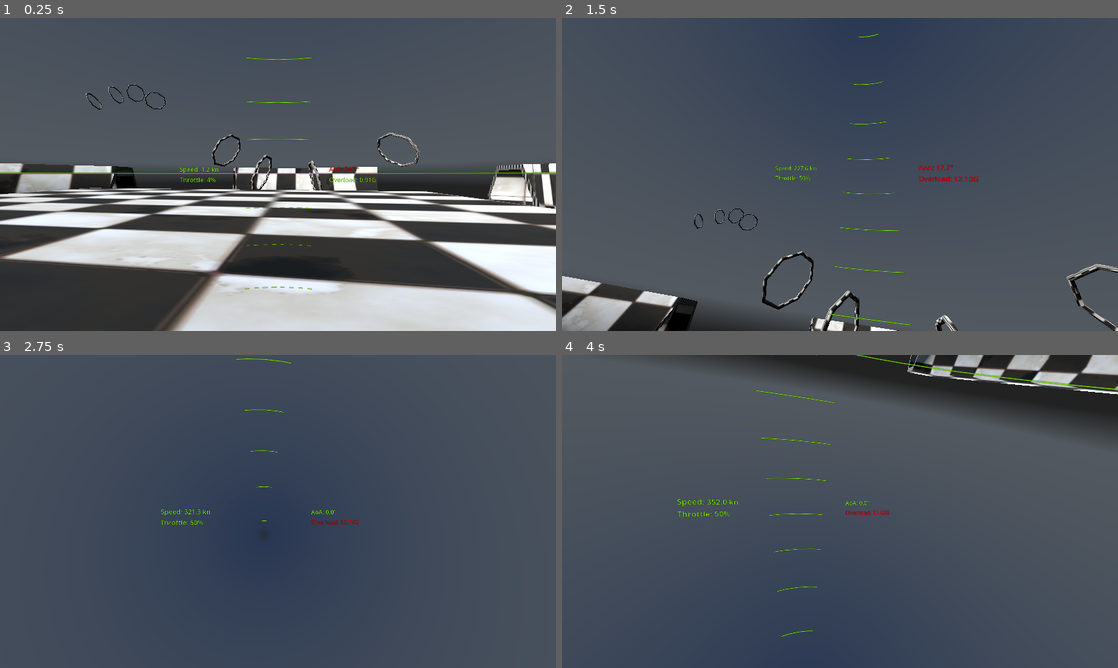
Above: before the commit, frames 1-4 (two rows, left to right).
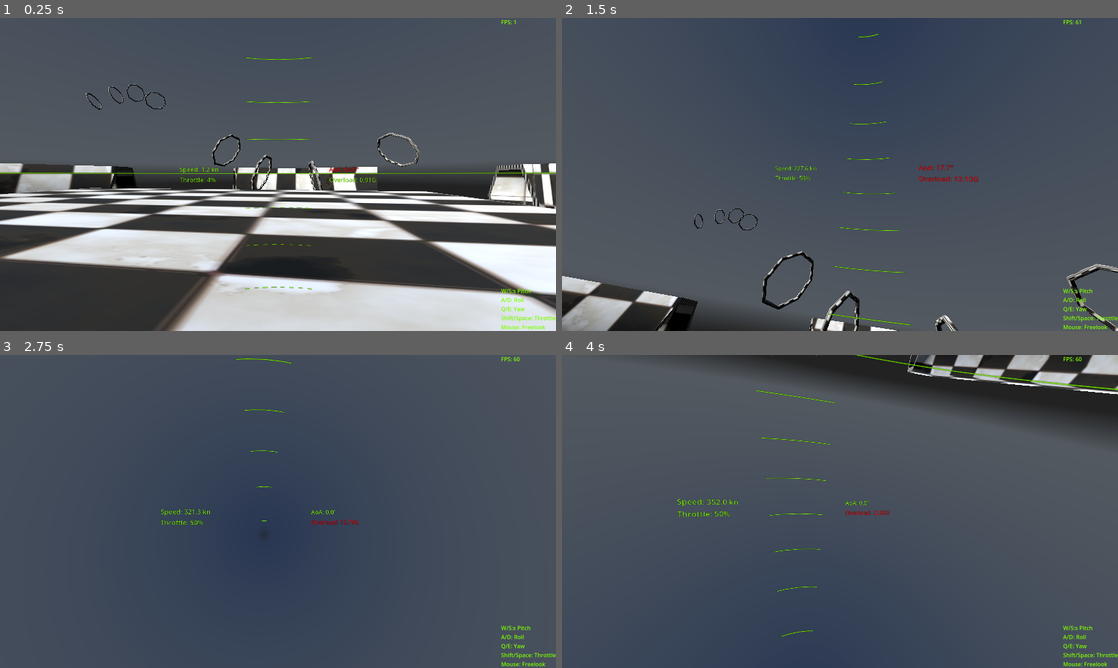
Above: after the commit, the same moments.

Repository: IzalithSky/vimana
Game: Godot game, scene res://scenes/world_0.tscn
Two runs of this game, one before a commit and one after it. Both use one fixed random seed, a clock stepped at 60 frames per second and the inputs below. A sky picture missing from this copy of the repository is replaced by a grey-blue gradient.
Inputs (mouse positions are in pixels of both pictures, inside the frame that each line leads up to):
- Up to frame 1 (0.25 s): no input
- Up to frame 2 (1.5 s): move the mouse to (867, 174) at 0.52 s; hold S (pitch_up) from 0.53 s (still down); move the mouse to (812, 174) at 1.27 s
- Up to frame 3 (2.75 s): keep holding S (pitch_up); move the mouse to (289, 505) at 2.02 s
- Up to frame 4 (4 s): keep holding S (pitch_up); move the mouse to (834, 517) at 2.77 s; move the mouse to (878, 514) at 3.52 s

The runs differ from the first frame. In frame 1, 0.3% of the frame differs, in the area x 90-100%, y 0-100%; in frame 2, 0.3%; in frame 3, 0.3%; in frame 4, 0.3%.

Commit message:
export settings

Diff:
--- a/objects/fp_camera_holder.gd
+++ b/objects/fp_camera_holder.gd
@@ -4,6 +4,8 @@
 
 @export var sensitivity : float = 0.002
 @export var pitch_limit : float = 80
+
+@export var fps_label: Label
 
 @onready var camera : Camera3D = $Camera3D
 @onready var pointA: Node3D = $Camera3D/PointA
@@ -19,6 +21,11 @@
 	current_yaw = camera.rotation.y
 
 
+func _process(delta: float) -> void:
+	var fps := int(Engine.get_frames_per_second())
+	fps_label.text = "FPS: %d" % fps
+
+
 func _input(event: InputEvent) -> void:
 	if event is InputEventMouseMotion:
 		current_yaw -= event.relative.x * sensitivity
--- a/objects/vimana0.tscn
+++ b/objects/vimana0.tscn
@@ -128,9 +128,10 @@
 collide_with_bodies = false
 debug_shape_custom_color = Color(0.232405, 0.776955, 0.0988789, 1)
 
-[node name="FPCameraHolder" type="Node3D" parent="."]
+[node name="FPCameraHolder" type="Node3D" parent="." node_paths=PackedStringArray("fps_label")]
 transform = Transform3D(1, 0, 0, 0, 1, 0, 0, 0, 1, 0, 0, -0.331581)
 script = ExtResource("3_0qbkc")
+fps_label = NodePath("Camera3D/CanvasLayer/HBoxContainer/VBoxContainer/FpsLabel")
 
 [node name="Camera3D" type="Camera3D" parent="FPCameraHolder"]
 unique_name_in_owner = true
@@ -150,6 +151,41 @@
 
 [node name="PointB" type="Node3D" parent="FPCameraHolder/Camera3D"]
 transform = Transform3D(1, 0, 0, 0, 1, 0, 0, 0, 1, -1, 0, -1)
+
+[node name="CanvasLayer" type="CanvasLayer" parent="FPCameraHolder/Camera3D"]
+
+[node name="HBoxContainer" type="HBoxContainer" parent="FPCameraHolder/Camera3D/CanvasLayer"]
+anchors_preset = 15
+anchor_right = 1.0
+anchor_bottom = 1.0
+grow_horizontal = 2
+grow_vertical = 2
+
+[node name="filler" type="Label" parent="FPCameraHolder/Camera3D/CanvasLayer/HBoxContainer"]
+layout_mode = 2
+size_flags_horizontal = 3
+
+[node name="VBoxContainer" type="VBoxContainer" parent="FPCameraHolder/Camera3D/CanvasLayer/HBoxContainer"]
+layout_mode = 2
+size_flags_horizontal = 4
+
+[node name="FpsLabel" type="Label" parent="FPCameraHolder/Camera3D/CanvasLayer/HBoxContainer/VBoxContainer"]
+layout_mode = 2
+theme_override_colors/font_color = Color(0.486275, 0.988235, 0, 1)
+text = "111"
+
+[node name="filler" type="Label" parent="FPCameraHolder/Camera3D/CanvasLayer/HBoxContainer/VBoxContainer"]
+layout_mode = 2
+size_flags_vertical = 6
+
+[node name="LegendLabel" type="Label" parent="FPCameraHolder/Camera3D/CanvasLayer/HBoxContainer/VBoxContainer"]
+layout_mode = 2
+theme_override_colors/font_color = Color(0.486275, 0.988235, 0, 1)
+text = "W/S:s Pitch
+A/D: Roll
+Q/E: Yaw
+Shift/Space: Throttle
+Mouse: Freelook"
 
 [node name="Display" type="MeshInstance3D" parent="."]
 transform = Transform3D(1, 0, 0, 0, 1, 0, 0, 0, 1, 0, 0, -1.2)
Not shown, added: export/.gdignore
Not shown, added: export_presets.cfg
Not shown, changed: .gitignore
Not shown, changed: README.md
